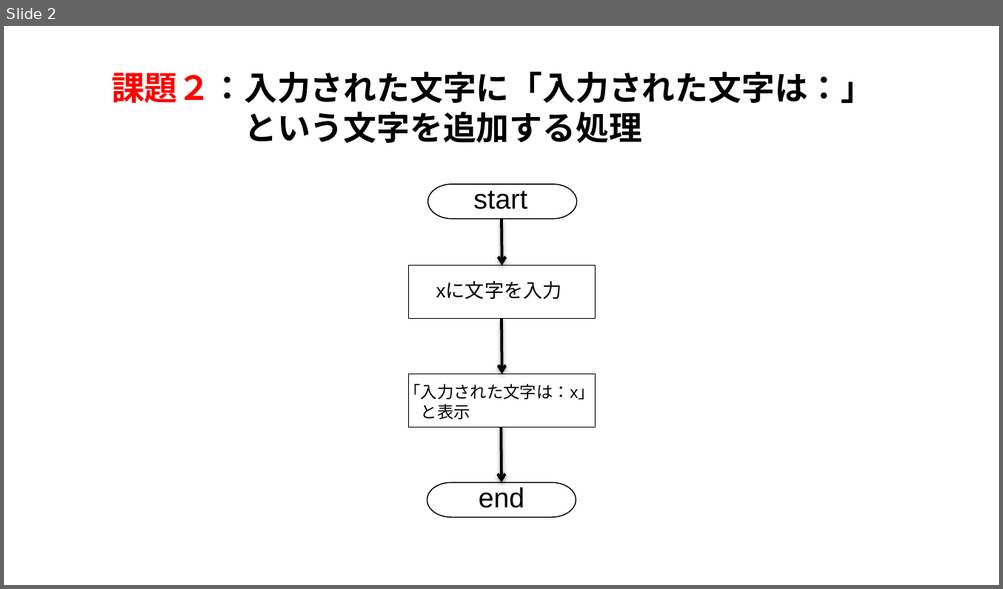
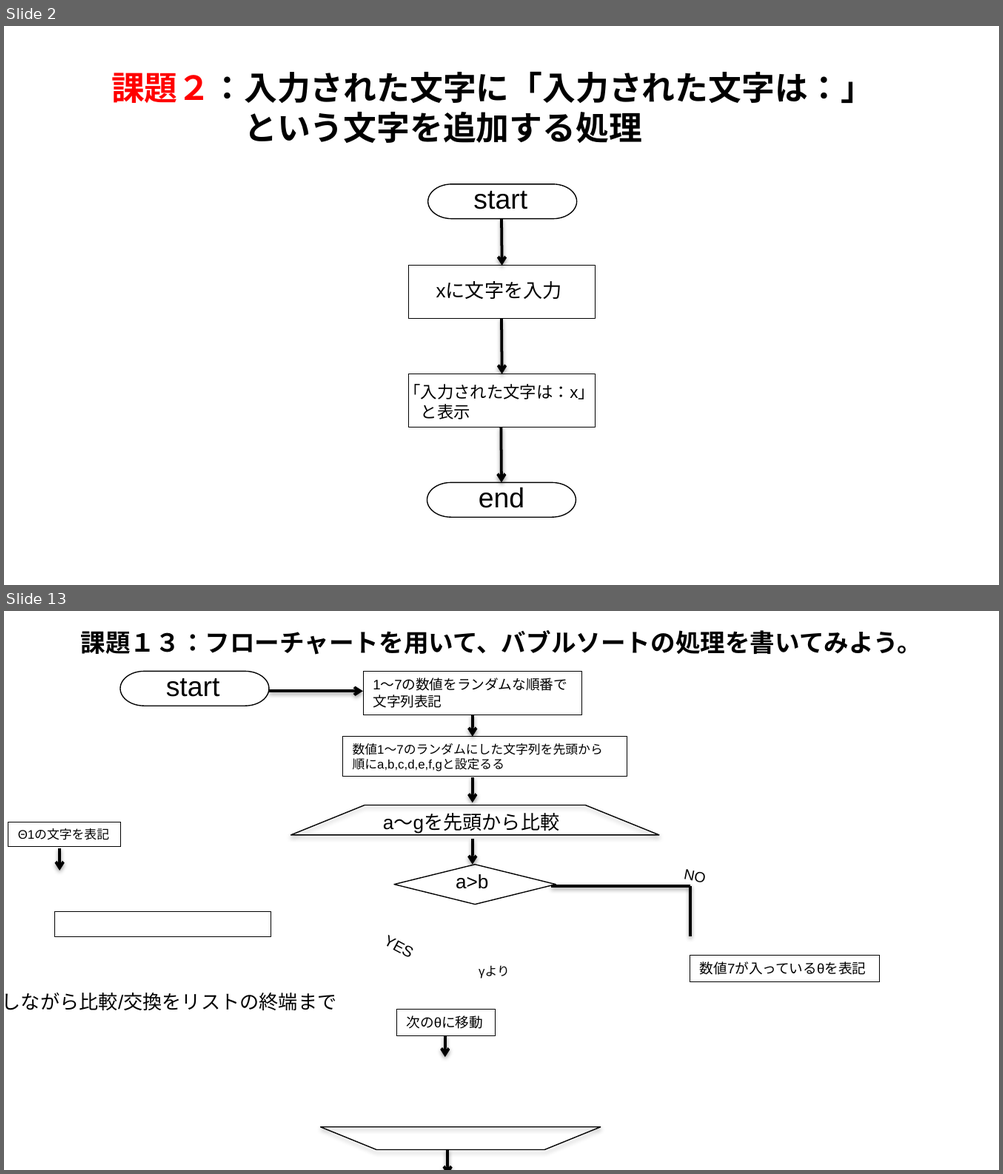
Before and after one commit to Taka-Haru/Challenge, a slide deck: Flowchart .pptx. Shown one above the other, each under a label of ours: slide 2 before the commit, slides 2 and 13 after it; the slides between them are not shown. The pictures are 1003x589 and 1003x1174 pixels, drawn with LibreOffice and Linux fonts; fonts in the diff are those of the drawing. Boxes give left, top, right and bottom in pixels: in the first picture for what was removed or moved away, otherwise in the second. Text is boxed around its words. In the diff, an @@ line names an element or a change of style, - is before the commit and + after.

Commit message:
赤字：添削願い 青字：一応やったけど自信なし ※バブルソートは空き時間に進めていく

```diff
--- a/Flowchart .pptx
+++ b/Flowchart .pptx
@@ slide 13 added at box(4, 611, 999, 1170), background #FFFFFF @@
@@ text added at box(81, 630, 922, 655), 18 pt, text #000000, bold @@
+課題１３：フローチャートを用いて、バブルソートの処理を書いてみよう。
@@ pill shape added at box(120, 672, 270, 706), outline #000000 0.75 pt @@
@@ rectangle added at box(363, 672, 582, 715), outline #000000 0.75 pt, 10 pt, text #000000 @@
+1〜7の数値をランダムな順番で文字列表記
@@ text added at box(166, 678, 220, 697), 20 pt, text #000000 @@
+start
@@ arrow added from (269, 692) to (363, 692), #000000 2 pt @@
@@ arrow added from (472, 715) to (472, 736), #000000 2 pt @@
@@ rectangle added at box(342, 736, 626, 776), outline #000000 0.75 pt, 9 pt, text #000000 @@
+数値1〜7のランダムにした文字列を先頭から
+順にa,b,c,d,e,f,gと設定るる
@@ arrow added from (472, 777) to (472, 803), #000000 2 pt @@
@@ flow chart manual operation added at box(290, 805, 658, 834), outline #000000 0.75 pt @@
@@ rectangle added at box(8, 822, 120, 847), outline #000000 0.75 pt, 9 pt, text #000000 @@
+Θ1の文字を表記
@@ text added at box(383, 814, 559, 834), 14 pt, text #000000 @@
+a〜gを先頭から比較
@@ arrow added from (60, 849) to (60, 871), #000000 2 pt @@
@@ arrow added from (472, 839) to (472, 865), #000000 2 pt @@
@@ diamond added at box(394, 865, 555, 904), outline #000000 0.75 pt @@
@@ text added at box(455, 874, 488, 889), 14 pt, text #000000 @@
+a>b
@@ text added at box(683, 869, 705, 883), 10.5 pt, text #000000 @@
+NO
@@ line added from (551, 886) to (690, 886), #000000 2 pt @@
@@ line added from (690, 886) to (690, 937), #000000 2 pt @@
@@ rectangle added at box(55, 911, 270, 936), outline #000000 0.75 pt @@
@@ text added at box(370, 922, 429, 971), 11 pt, text #000000 @@
+YES
@@ rectangle added at box(690, 955, 879, 982), outline #000000 0.75 pt, 10 pt, text #000000 @@
+数値7が入っているθを表記
@@ text added at box(478, 966, 509, 979), 9 pt, text #000000 @@
+γより
@@ text added at box(4, 993, 337, 1011), 14 pt, text #000000 @@
+先頭の要素移動しながら比較/交換をリストの終端まで繰り返す
@@ rectangle added at box(397, 1010, 495, 1037), outline #000000 0.75 pt, 10 pt, text #000000 @@
+次のθに移動
@@ arrow added from (444, 1037) to (444, 1057), #000000 2 pt @@
@@ flow chart manual operation added at box(320, 1128, 600, 1150), outline #000000 0.75 pt @@
@@ arrow added from (447, 1150) to (447, 1170), #000000 2 pt @@
```
Also in this commit, not shown: 8 slides changed, 2 other slides added, 3 slides removed.
